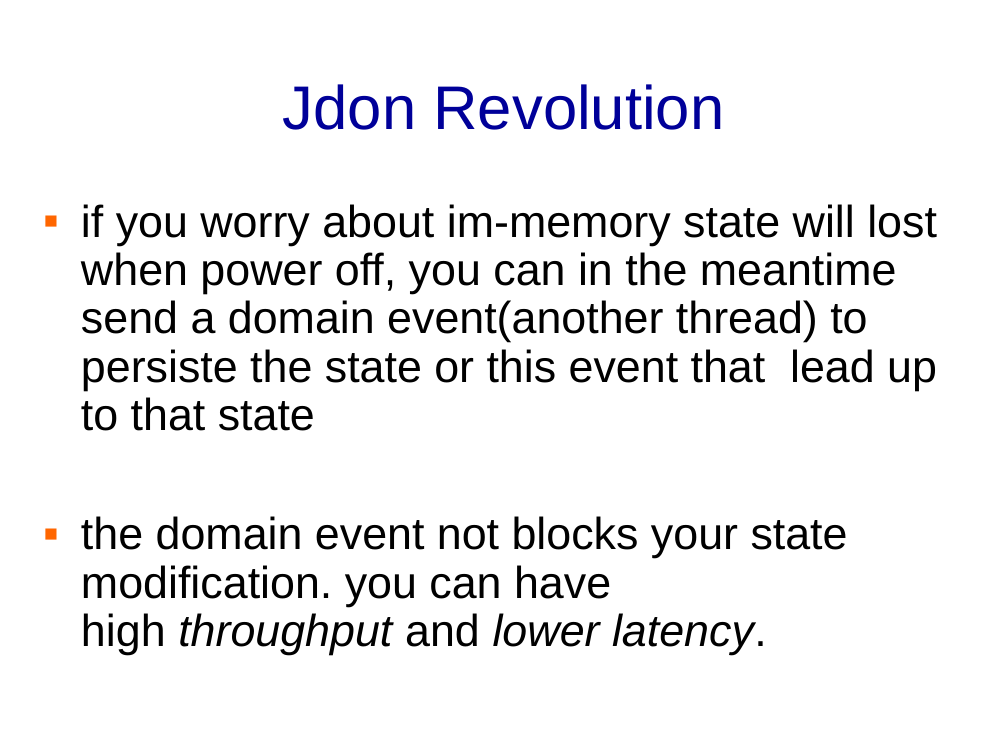
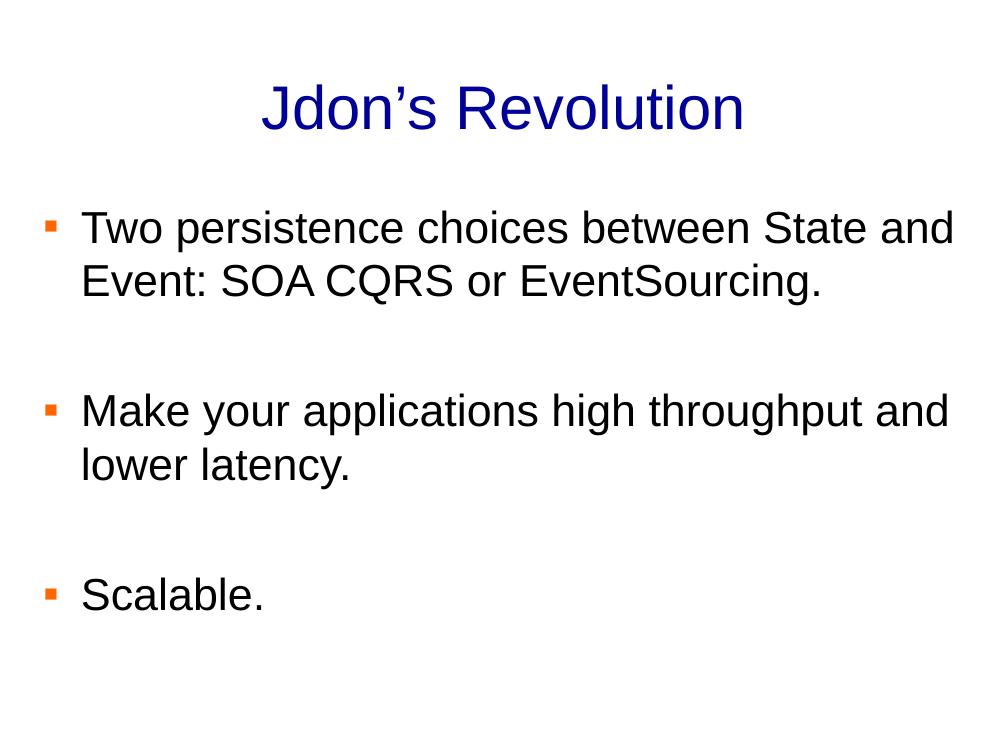
Before and after one commit to banq/banq.github.io, a slide deck: slide 10 of JdonFramework.ppt (slide 9 before the commit). Drawn at 1008x756 pixels with LibreOffice and Linux fonts; fonts in the diff are those of the drawing; background and template pictures are left out. Boxes give left, top, right and bottom in pixels: in the first picture for what was removed or moved away, otherwise in the second. Text is boxed around its words. In the diff, an @@ line names an element or a change of style, - is before the commit and + after.

Commit message:
doc

```diff
--- a/JdonFramework.ppt
+++ b/JdonFramework.ppt
@@ title at (261, 84, 746, 130): text changed @@
-Jdon Revolution
+Jdon’s Revolution
@@ text at (81, 210, 955, 611): text changed @@
-▪ if you worry about im-memory state will lost when power off, you can in the meantime send a domain event(another thread) to persiste the state or this event that lead up to that state
-▪ the domain event not blocks your state modification. you can have high throughput and lower latency.
+▪ Two persistence choices between State and Event: SOA CQRS or EventSourcing.
+▪ Make your applications high throughput and lower latency.
+▪ Scalable.
```
Also in this commit, not shown: 8 other slides changed, 5 slides added, 4 slides removed.
